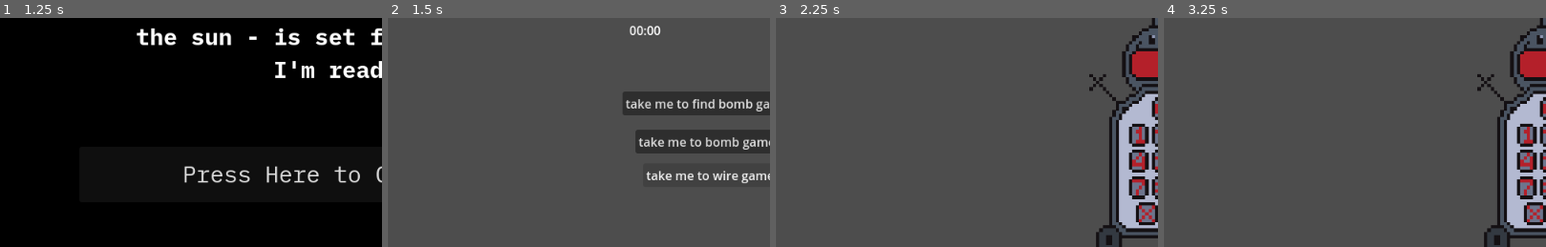
Above: before the commit, frames 1-4 (left to right).
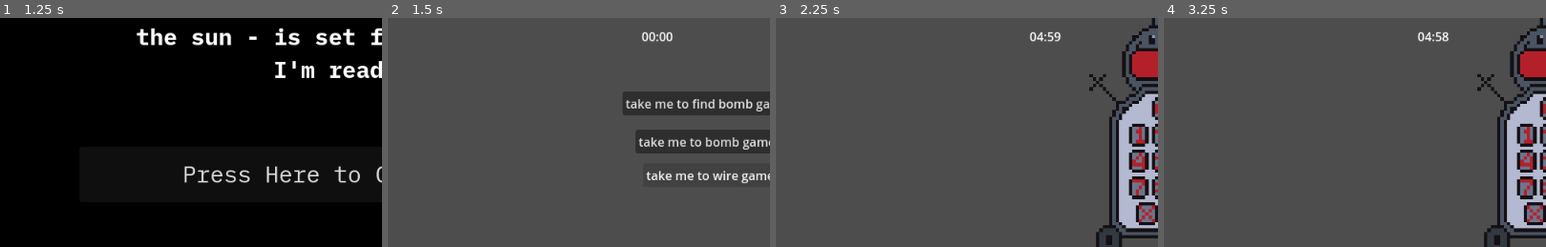
Above: after the commit, the same moments.

Repository: TheMillsheistyoftheEast/T-Minus
Game: Godot game, scene res://scenes/menu.tscn
Two runs of this game, one before a commit and one after it. Both use one fixed random seed, a clock stepped at 60 frames per second and the inputs below.
Inputs (mouse positions are % of the whole screen's width and height, from its top left):
- Up to frame 1 (1.25 s): click "start" at 0.5 s
- Up to frame 2 (1.5 s): click "Press Here to Continue!" at 1.25 s
- Up to frame 3 (2.25 s): click "take me to bomb game" at 2 s
- Up to frame 4 (3.25 s): click (52, 71) at 2.75 s
The pictures show only the part of the screen within x 0-50%, y 28-78%; the shares and areas given below are measured in that part.

Frame 1 is identical in both runs. In frame 2, 0.4% of the frame differs, in the area x 63-75%, y 3-11%; in frame 3, 0.2%; in frame 4, 0.2%.

Commit message:
rearranged some nodes

Diff:
--- a/scenes/main.tscn
+++ b/scenes/main.tscn
@@ -10,13 +10,6 @@
 script = ExtResource("1_o5qli")
 
 [node name="Timer" parent="." instance=ExtResource("2_0wfyh")]
-
-[node name="time label" type="Label" parent="."]
-offset_left = 264.0
-offset_top = 120.0
-offset_right = 305.0
-offset_bottom = 143.0
-text = "00:00"
 
 [node name="Find Bomb Game" parent="." instance=ExtResource("3_tbgi4")]
 position = Vector2(25, 1073)
@@ -51,6 +44,13 @@
 [node name="Camera2D" type="Camera2D" parent="."]
 position = Vector2(448, 256)
 
+[node name="time label" type="Label" parent="Camera2D"]
+offset_left = -168.0
+offset_top = -120.0
+offset_right = -127.0
+offset_bottom = -97.0
+text = "00:00"
+
 [connection signal="pressed" from="go bomb" to="." method="_on_go_bomb_pressed"]
 [connection signal="pressed" from="go find" to="." method="_on_go_find_pressed"]
 [connection signal="pressed" from="go wire" to="." method="_on_go_wire_pressed"]
--- a/scripts/main.gd
+++ b/scripts/main.gd
@@ -2,7 +2,7 @@
 
 
 @onready var timer: Timer = $Timer
-@onready var timeLabel: Label = $"time label"
+@onready var timeLabel: Label = $"Camera2D/time label"
 #@onready var cut_the_wires_game: Node2D = $CutTheWiresGame
 @onready var camera2d: Camera2D = $Camera2D
 
